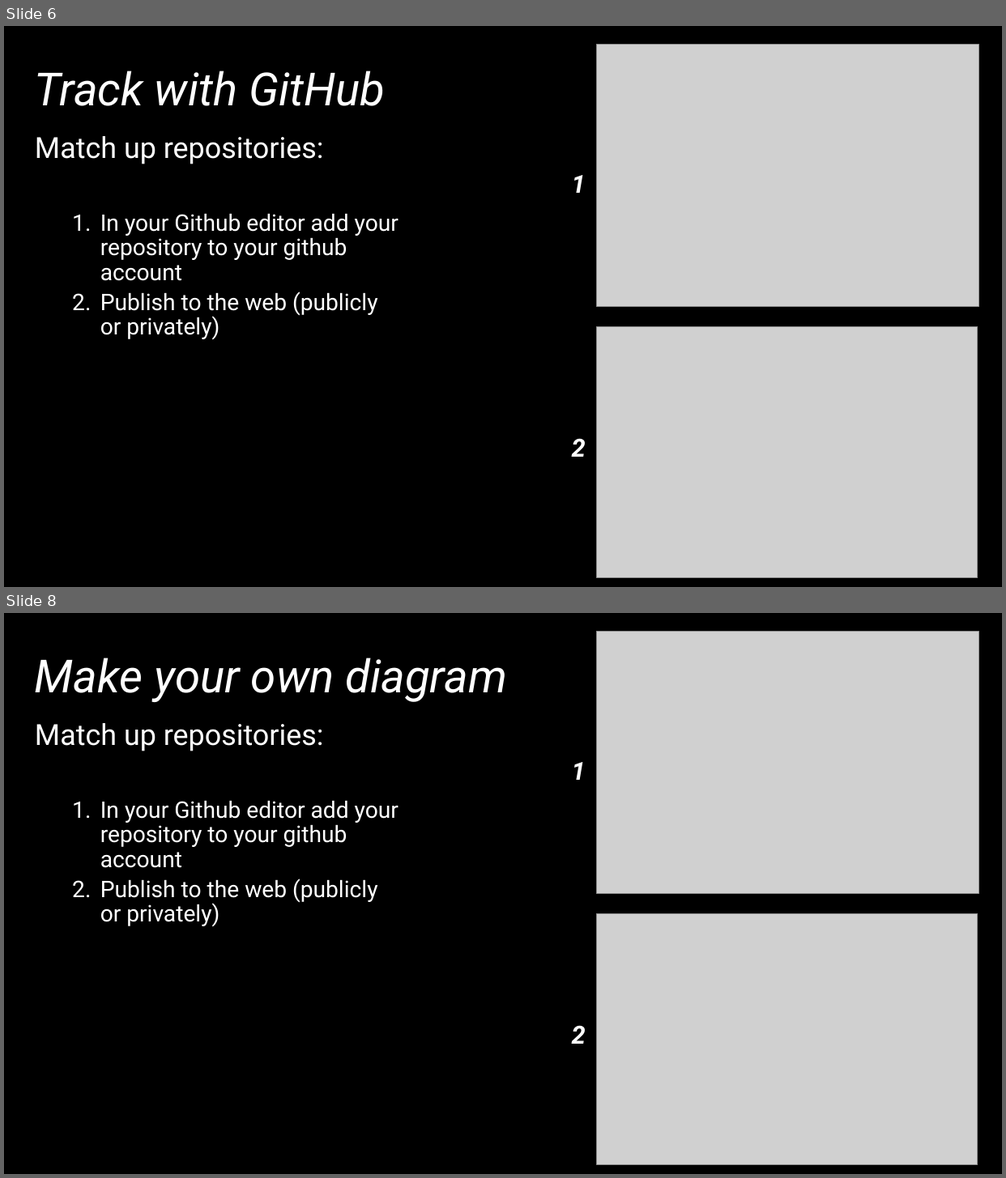
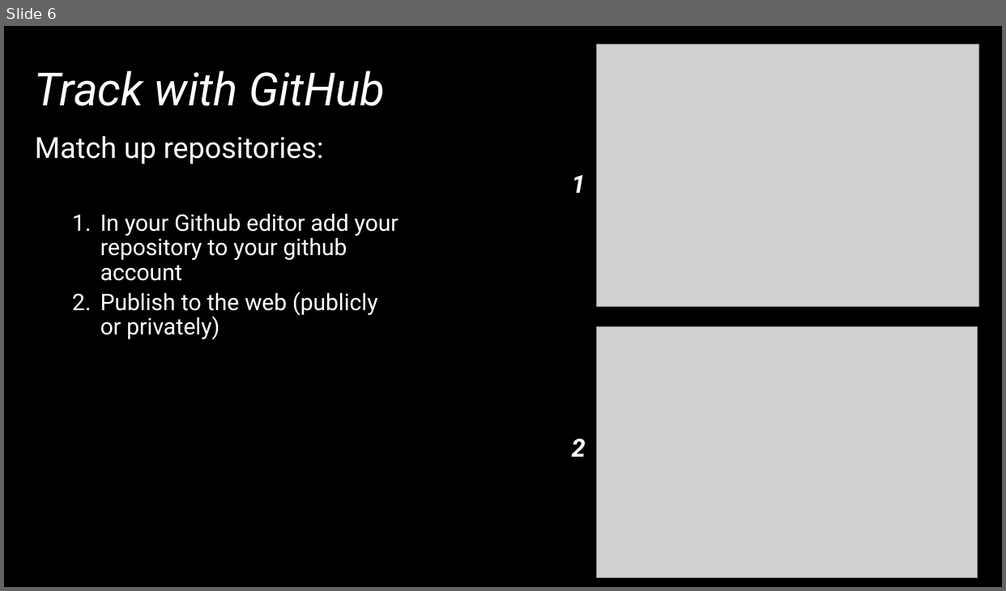
Before and after one commit to vpagowski/Lab_mtg_examples, a slide deck: Lab_mtg_Jun12.pptx. Shown one above the other, each under a label of ours: slides 6 and 8 before the commit, slide 6 after it; the slides between them are not shown. The pictures are 1006x1178 and 1006x591 pixels, drawn with LibreOffice and Linux fonts; fonts in the diff are those of the drawing; grey boxes stand for pictures. Boxes give left, top, right and bottom in pixels: in the first picture for what was removed or moved away, otherwise in the second. Text is boxed around its words. In the diff, an @@ line names an element or a change of style, - is before the commit and + after.

```diff
--- a/Lab_mtg_Jun12.pptx
+++ b/Lab_mtg_Jun12.pptx
@@ slide 8 removed at [4, 613, 1002, 1174], background #000000 @@
@@ picture removed at [597, 631, 978, 894] @@
@@ title removed at [35, 658, 507, 702] @@
-Make your own diagram
@@ text removed at [35, 723, 398, 927] @@
-Match up repositories:
-  1. In your Github editor add your repository to your github account
-  2. Publish to the web (publicly or privately)
@@ text removed at [572, 762, 586, 780] @@
-1
@@ picture removed at [597, 914, 978, 1165] @@
@@ text removed at [572, 1025, 586, 1044] @@
-2
```
Also in this commit, not shown: 2 slides changed, 2 slides added, 1 other slide removed, 2 other files.
